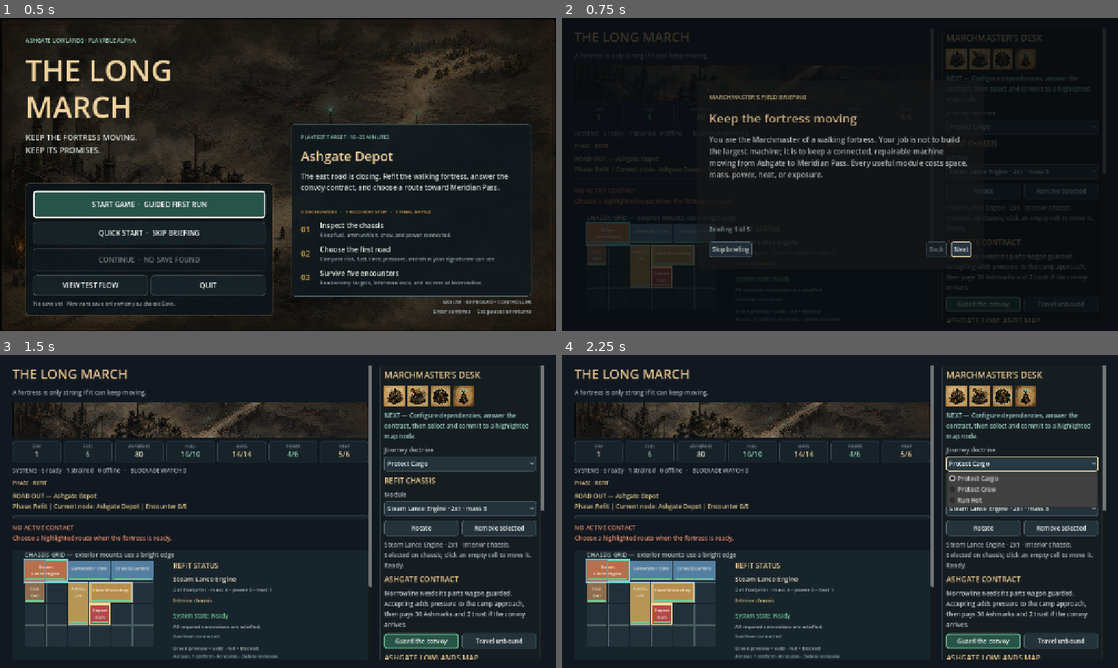
Above: before the commit, frames 1-4 (two rows, left to right).
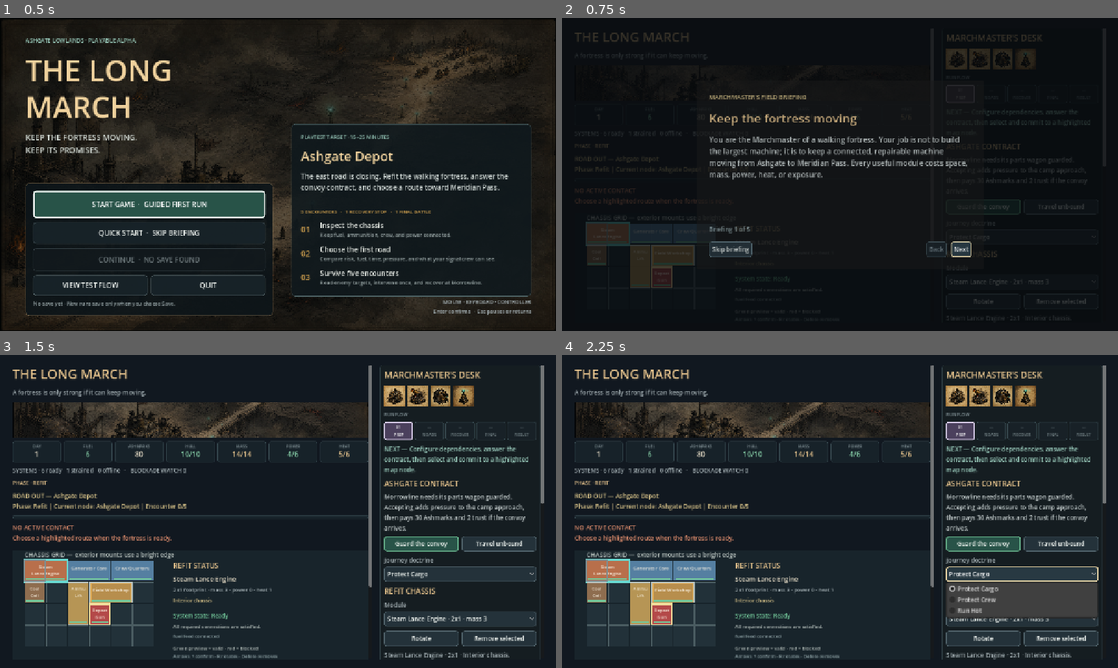
Above: after the commit, the same moments.

Repository: raphaelroshan/the-long-march
Game: Godot game, scene res://scenes/App.tscn
Two runs of this game, one before a commit and one after it. Both use one fixed random seed, a clock stepped at 60 frames per second and the inputs below.
Inputs:
- Up to frame 1 (0.5 s): no input
- Up to frame 2 (0.75 s): click "START GAME · GUIDED FIRST RUN" at 0.5 s
- Up to frame 3 (1.5 s): click "Skip briefing" at 1.25 s
- Up to frame 4 (2.25 s): click "Protect Cargo" at 2 s

Frame 1 is identical in both runs. In frame 2, 0.9% of the frame differs, in the area x 69-96%, y 18-98%; in frame 3, 12%; in frame 4, 15%, in the area x 69-98%, y 18-98%.

Commit message:
Add persistent run flow tracker

Diff:
--- a/project.godot
+++ b/project.godot
@@ -4,7 +4,7 @@
 
 [application]
 config/name="The Long March"
-config/version="0.3.0-alpha.4"
+config/version="0.3.0-alpha.5"
 run/main_scene="res://scenes/App.tscn"
 config/features=PackedStringArray("4.4", "GL Compatibility")
 
--- a/src/ui/main.gd
+++ b/src/ui/main.gd
@@ -11,6 +11,7 @@
 const SIGNAL_ICON = preload("res://assets/signal_coil_icon.png")
 const SAVE_PATH := "user://the_long_march_prototype.save"
 const ONBOARDING_PATH := "user://the_long_march_onboarding_v1.complete"
+const RUN_FLOW_STEPS := ["PREP", "ROADS", "RECOVER", "FINAL", "RESULT"]
 const ONBOARDING_STEPS := [
 	{
 		"title": "Keep the fortress moving",
@@ -85,6 +86,9 @@
 var save_button: Button
 var load_button: Button
 var guidance_label: Label
+var run_flow_panels: Array[PanelContainer] = []
+var run_flow_labels: Array[Label] = []
+var current_run_flow_step: int = 0
 var asset_row: HBoxContainer
 var phase_badge: Label
 var campaign_progress_bar: ProgressBar
@@ -179,6 +183,60 @@
 	button.add_theme_stylebox_override("hover", _flat_style(background.lightened(0.08), border.lightened(0.12), 2, 5, 7))
 	button.add_theme_stylebox_override("pressed", _flat_style(background.darkened(0.1), Color("#ffffff"), 2, 5, 7))
 	button.add_theme_stylebox_override("focus", _flat_style(background, Color("#ffffff"), 3, 5, 6))
+
+func _build_run_flow_tracker(parent: VBoxContainer) -> void:
+	var heading := Label.new()
+	heading.text = "RUN FLOW"
+	heading.add_theme_font_size_override("font_size", 10)
+	heading.add_theme_color_override("font_color", Color("#89999e"))
+	parent.add_child(heading)
+	var tracker := HBoxContainer.new()
+	tracker.add_theme_constant_override("separation", 4)
+	parent.add_child(tracker)
+	for step_name in RUN_FLOW_STEPS:
+		var panel := PanelContainer.new()
+		panel.custom_minimum_size = Vector2(0, 42)
+		panel.size_flags_horizontal = Control.SIZE_EXPAND_FILL
+		tracker.add_child(panel)
+		var label := Label.new()
+		label.text = String(step_name)
+		label.horizontal_alignment = HORIZONTAL_ALIGNMENT_CENTER
+		label.vertical_alignment = VERTICAL_ALIGNMENT_CENTER
+		label.add_theme_font_size_override("font_size", 9)
+		panel.add_child(label)
+		run_flow_panels.append(panel)
+		run_flow_labels.append(label)
+
+func _run_flow_step() -> int:
+	if state.phase == "results":
+		return 4
+	if state.phase == "final_battle" or state.current_location == "meridian_pass" or state.campaign_encounters_completed >= 4:
+		return 3
+	if state.current_location == "morrowline_camp" or state.campaign_encounters_completed >= 3:
+		if state.current_location != "morrowline_camp" and state.campaign_encounters_completed >= 3:
+			return 3
+		return 2
+	if state.guard_contract_status != "offered" or state.campaign_encounters_completed > 0 or state.phase in ["map", "battle"]:
+		return 1
+	return 0
+
+func _refresh_run_flow_tracker() -> void:
+	current_run_flow_step = _run_flow_step()
+	for index in range(run_flow_panels.size()):
+		var panel := run_flow_panels[index]
+		var label := run_flow_labels[index]
+		if index < current_run_flow_step:
+			panel.add_theme_stylebox_override("panel", _flat_style(Color("#183329"), Color("#4e8d72"), 1, 4, 3))
+			label.text = "✓\n%s" % RUN_FLOW_STEPS[index]
+			label.add_theme_color_override("font_color", Color("#9fddbd"))
+		elif index == current_run_flow_step:
+			panel.add_theme_stylebox_override("panel", _flat_style(Color("#4b405d"), Color("#eee2ff"), 2, 4, 2))
+			label.text = "%02d\n%s" % [index + 1, RUN_FLOW_STEPS[index]]
+			label.add_theme_color_override("font_color", Color("#ffffff"))
+		else:
+			panel.add_theme_stylebox_override("panel", _flat_style(Color("#182127"), Color("#35474d"), 1, 4, 3))
+			label.text = "—\n%s" % RUN_FLOW_STEPS[index]
+			label.add_theme_color_override("font_color", Color("#738286"))
 
 func _ready() -> void:
 	theme = _create_ui_theme()
@@ -341,6 +399,7 @@
 		icon.stretch_mode = TextureRect.STRETCH_KEEP_ASPECT_COVERED
 		asset_row.add_child(icon)
 	controls.add_child(asset_row)
+	_build_run_flow_tracker(controls)
 	guidance_label = Label.new()
 	guidance_label.autowrap_mode = TextServer.AUTOWRAP_WORD_SMART
 	guidance_label.custom_minimum_size = Vector2(320, 54)
@@ -425,16 +484,19 @@
 	settlement_group.add_child(final_journey_button)
 	controls.add_child(settlement_group)
 
+	var contract_group := VBoxContainer.new()
+	contract_group.add_theme_constant_override("separation", 8)
+	controls.add_child(contract_group)
 	contract_title = Label.new()
 	contract_title.text = "ASHGATE CONTRACT"
 	contract_title.add_theme_font_size_override("font_size", 17)
 	contract_title.add_theme_color_override("font_color", Color("#e8c58e"))
-	controls.add_child(contract_title)
+	contract_group.add_child(contract_title)
 	contract_label = Label.new()
 	contract_label.autowrap_mode = TextServer.AUTOWRAP_WORD_SMART
 	contract_label.custom_minimum_size = Vector2(320, 54)
 	contract_label.add_theme_color_override("font_color", Color("#c8d1d1"))
-	controls.add_child(contract_label)
+	contract_group.add_child(contract_label)
 	var contract_actions := HBoxContainer.new()
 	contract_actions.add_theme_constant_override("separation", 8)
 	contract_accept_button = Button.new()
@@ -448,7 +510,8 @@
 	contract_decline_button.size_flags_horizontal = Control.SIZE_EXPAND_FILL
 	contract_decline_button.pressed.connect(_on_guard_contract_pressed.bind(false))
 	contract_actions.add_child(contract_decline_button)
-	controls.add_child(contract_actions)
+	contract_group.add_child(contract_actions)
+	controls.move_child(contract_group, guidance_label.get_index() + 1)
 
 	campaign_title = Label.new()
 	campaign_title.text = "ASHGATE LOWLANDS MAP"
@@ -1221,6 +1284,7 @@
 	subtitle_label.visible = not is_battle_phase
 	journey_banner.visible = not is_battle_phase
 	asset_row.visible = state.phase in ["refit", "battle", "final_battle"]
+	_refresh_run_flow_tracker()
 	match state.phase:
 		"refit":
 			guidance_label.text = "NEXT — Configure dependencies, answer the contract, then select and commit to a highlighted map node."
--- a/tests/test_prototype_flow.gd
+++ b/tests/test_prototype_flow.gd
@@ -64,6 +64,7 @@
 		await process_frame
 	_expect(not game.onboarding_overlay.visible and FileAccess.file_exists(onboarding_path), "completing onboarding should dismiss it and persist the choice")
 	_expect(game.state.phase == "refit", "prototype should begin in Ashgate refit")
+	_expect(game.current_run_flow_step == 0 and game.run_flow_labels[0].text.contains("PREP"), "the stage tracker should begin at fortress preparation")
 	_expect(game.metric_labels.size() == 7 and game.metric_labels["fuel"].text == "6", "the HUD should expose the seven core operating resources")
 	_expect(game.campaign_map.visible and game.campaign_node_buttons.size() == 9, "the campaign should render the full authored node graph")
 	_expect(game.campaign_map.status_for("ashgate_depot") == "current", "the map should mark Ashgate as the current node")
@@ -71,6 +72,7 @@
 	game.contract_accept_button.pressed.emit()
 	await process_frame
 	_expect(game.state.guard_contract_status == "accepted", "the guard contract should be selectable through the UI")
+	_expect(game.current_run_flow_step == 1 and game.run_flow_labels[0].text.begins_with("✓"), "answering the contract should advance the tracker to the Lowlands roads")
 	_expect(game.campaign_map.status_for("rill_crossing") == "available" and not game.campaign_map.button_for("rill_crossing").disabled, "answering the contract should activate the opening map nodes")
 	game.campaign_map.button_for("rill_crossing").grab_focus()
 	await process_frame
@@ -91,6 +93,7 @@
 	await _press_campaign_node("morrowline_camp")
 	await _advance_until_phase("settlement")
 	_expect(game.state.phase == "settlement" and game.state.campaign_encounters_completed == 3, "the third encounter should open Morrowline services")
+	_expect(game.current_run_flow_step == 2 and game.run_flow_labels[2].text.contains("RECOVER"), "reaching Morrowline should advance the tracker to recovery")
 	_expect(game.state.guard_contract_status == "completed", "the protected convoy should complete the guard contract")
 	var saved_pressure: int = game.state.campaign_pressure
 	game.state.campaign_pressure = 5
@@ -110,12 +113,14 @@
 	await process_frame
 	_expect(game.state.settlement_actions_remaining == 1, "settlement service should consume one action")
 	await _press_campaign_node("lower_ash_road")
+	_expect(game.current_run_flow_step == 3 and game.run_flow_labels[3].text.contains("FINAL"), "leaving Morrowline should advance the tracker to the final approach")
 	await _advance_until_phase("map")
 	_expect(game.state.campaign_encounters_completed == 4, "the lower-hull route should become the fourth encounter")
 	await _press_campaign_node("meridian_pass")
 	_expect(game.state.phase == "final_battle", "the fifth map node should begin the final battle")
 	await _advance_until_phase("results")
 	_expect(game.state.phase == "results" and game.state.run_complete and game.state.campaign_encounters_completed == 5, "the five-encounter campaign should produce a completed run")
+	_expect(game.current_run_flow_step == 4 and game.run_flow_labels[4].text.contains("RESULT"), "the completed run should finish the stage tracker")
 	game.feedback_button.pressed.emit()
 	await process_frame
 	_expect(game.feedback_overlay.visible, "the final screen should provide an accessible feedback form")
Not shown, changed: export_presets.cfg
Not shown, changed: README.md
Not shown, changed: docs/decision_log.md
